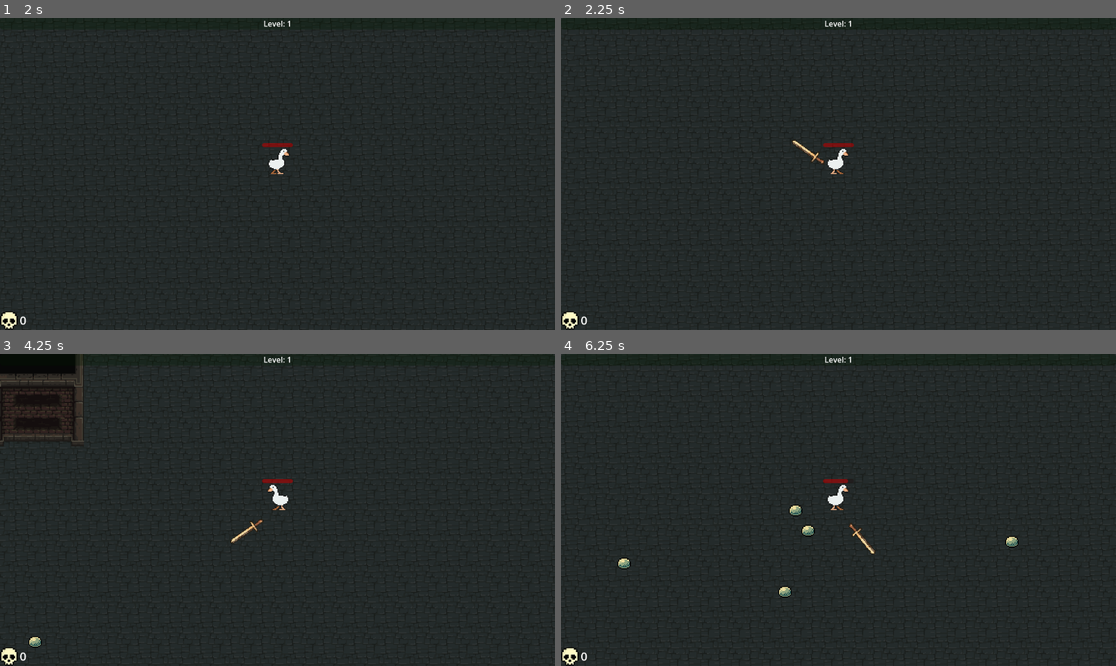
Above: before the commit, frames 1-4 (two rows, left to right).
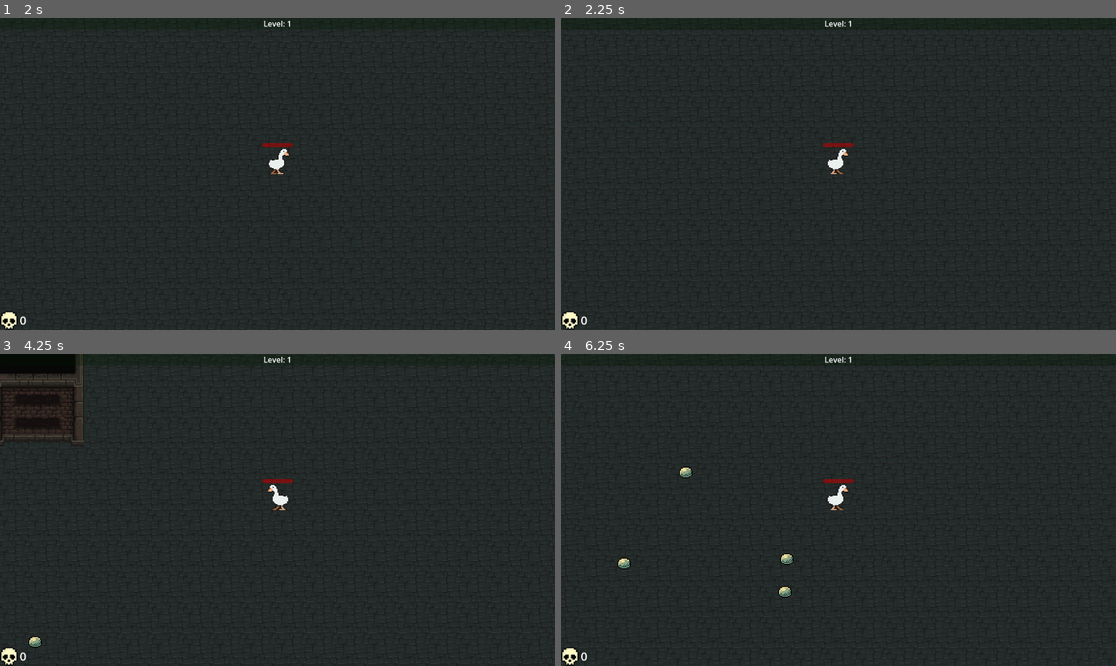
Above: after the commit, the same moments.

Repository: arko-poet/godot-games
Game: Godot game, scene res://sauce/main.tscn
Same seed, same stepped clock (60 frames per second), same inputs: the game is played once before the commit and once after it. Sound files missing from this copy of the repository are replaced by a short silence.
Inputs:
- Up to frame 1 (2 s): tap Enter at 0.5 s; hold D (move_right) 0.53-1.28 s; hold S (move_down) from 1.28 s (still down)
- Up to frame 2 (2.25 s): release S (move_down) at 2.03 s; hold D (move_right) from 2.03 s (still down)
- Up to frame 3 (4.25 s): release D (move_right) at 2.78 s; hold W (move_up) 2.78-3.53 s; hold A (move_left) from 3.53 s (still down)
- Up to frame 4 (6.25 s): release A (move_left) at 5.03 s; hold S (move_down) 5.03-5.78 s; hold D (move_right) from 5.78 s (still down)

Frame 1 is identical in both runs. In frame 2, less than 0.1% of the frame differs, in the area x 41-48%, y 39-47%; in frame 3, less than 0.1%; in frame 4, 0.5%, in the area x 21-83%, y 36-68%.

Commit message:
feat(survivors): add fire staff weapon

Diff:
--- a/survivors/sauce/player/player.gd
+++ b/survivors/sauce/player/player.gd
@@ -6,7 +6,7 @@
 signal xp_changed
 signal level_changed
 
-enum WeaponID {BALLS, SWORD, CHAKRAMS, SPEARS, BOUNCERS}
+enum WeaponID {BALLS, SWORD, CHAKRAMS, SPEARS, BOUNCERS, FIRE_STAFF}
 
 const WEAPON_SCENES := {
 	WeaponID.BALLS: preload("res://sauce/weapons/balls/balls.tscn"),
@@ -14,6 +14,7 @@
 	WeaponID.CHAKRAMS: preload("res://sauce/weapons/chakrams/chakrams.tscn"),
 	WeaponID.SPEARS: preload("res://sauce/weapons/spears/spears.tscn"),
 	WeaponID.BOUNCERS: preload("res://sauce/weapons/bouncers/bouncers.tscn"),
+	WeaponID.FIRE_STAFF: preload("res://sauce/weapons/fire_staff/fire_staff.tscn"),
 }
 
 var weapons: Array[Weapon] = []
@@ -32,10 +33,11 @@
 
 func _ready() -> void:
 	#add_weapon(WeaponID.BALLS)
-	add_weapon(WeaponID.SWORD)
+	#add_weapon(WeaponID.SWORD)
 	#add_weapon(WeaponID.CHAKRAMS)
 	#add_weapon(WeaponID.SPEARS)
 	#add_weapon(WeaponID.BOUNCERS)
+	add_weapon(WeaponID.FIRE_STAFF)
 
 
 func add_weapon(weapon_id: WeaponID) -> void:
--- /dev/null
+++ b/survivors/sauce/weapons/fire_staff/explosion.gd
@@ -0,0 +1,14 @@
+extends Area2D
+
+
+var knockback_velocity := 200.0
+var damage : int
+
+
+func _ready():
+	await get_tree().physics_frame
+	var bodies := get_overlapping_bodies()
+	for body in bodies:
+		if body.is_in_group("monsters"):
+			body.hit(1, (body.global_position - global_position).normalized() * knockback_velocity)
+	queue_free()
--- /dev/null
+++ b/survivors/sauce/weapons/fire_staff/explosion.tscn
@@ -0,0 +1,14 @@
+[gd_scene format=3 uid="uid://54nuyq45kaku"]
+
+[ext_resource type="Script" uid="uid://bwq2xgxobx7u4" path="res://sauce/weapons/fire_staff/explosion.gd" id="1_ssja2"]
+
+[sub_resource type="CircleShape2D" id="CircleShape2D_odsc5"]
+radius = 30.0
+
+[node name="Explosion" type="Area2D" unique_id=336589678]
+collision_layer = 0
+collision_mask = 4
+script = ExtResource("1_ssja2")
+
+[node name="CollisionShape2D" type="CollisionShape2D" parent="." unique_id=1967159076]
+shape = SubResource("CircleShape2D_odsc5")
--- /dev/null
+++ b/survivors/sauce/weapons/fire_staff/fire_staff.gd
@@ -0,0 +1,13 @@
+extends Weapon
+
+const FireBallScene := preload("res://sauce/weapons/fire_staff/fireball.tscn")
+
+
+func _attack() -> void:
+	var fireball: FireBall = FireBallScene.instantiate()
+	fireball.damage = damage
+	fireball.projectile_root = projectile_root
+	if target:
+		fireball.target = target
+	fireball.global_position = global_position
+	projectile_root.add_child(fireball)
--- /dev/null
+++ b/survivors/sauce/weapons/fire_staff/fire_staff.tscn
@@ -0,0 +1,8 @@
+[gd_scene format=3 uid="uid://cnfie7tlvi80n"]
+
+[ext_resource type="PackedScene" uid="uid://mxtxxy6qqk06" path="res://sauce/weapons/weapon.tscn" id="1_vynr2"]
+[ext_resource type="Script" uid="uid://cehrdl8ekedan" path="res://sauce/weapons/fire_staff/fire_staff.gd" id="2_nnm8b"]
+
+[node name="FireStaff" unique_id=1064152361 instance=ExtResource("1_vynr2")]
+script = ExtResource("2_nnm8b")
+damage = null
--- /dev/null
+++ b/survivors/sauce/weapons/fire_staff/fireball.gd
@@ -0,0 +1,25 @@
+class_name FireBall
+extends Projectile
+
+const BASE_SPEED := 100
+const ExplosionScene := preload("res://sauce/weapons/fire_staff/explosion.tscn")
+
+var projectile_root : Node2D
+
+
+func _ready() -> void:
+	_set_direction()
+
+
+func _physics_process(delta: float) -> void:
+	rotation = direction.angle()
+	position += direction * BASE_SPEED * delta
+
+
+func _monster_collision(_m: Monster) -> void:
+	var explosion := ExplosionScene.instantiate()
+	explosion.global_position = global_position
+	explosion.damage = damage
+	projectile_root.call_deferred("add_child", explosion)
+
+	queue_free()
--- /dev/null
+++ b/survivors/sauce/weapons/fire_staff/fireball.tscn
@@ -0,0 +1,12 @@
+[gd_scene format=3 uid="uid://ch44fagkbis0t"]
+
+[ext_resource type="PackedScene" uid="uid://7qjv0qyipjw8" path="res://sauce/weapons/projectile.tscn" id="1_ap8gt"]
+[ext_resource type="Script" uid="uid://dv64wlvm2m5fj" path="res://sauce/weapons/fire_staff/fireball.gd" id="2_2u8hi"]
+
+[sub_resource type="CircleShape2D" id="CircleShape2D_m54l5"]
+
+[node name="Fireball" unique_id=1721435030 instance=ExtResource("1_ap8gt")]
+script = ExtResource("2_2u8hi")
+
+[node name="Collision" parent="." index="0" unique_id=137886357]
+shape = SubResource("CircleShape2D_m54l5")
Not shown, added: survivors/sauce/weapons/fire_staff/explosion.gd.uid
Not shown, added: survivors/sauce/weapons/fire_staff/fire_staff.gd.uid
Not shown, added: survivors/sauce/weapons/fire_staff/fireball.gd.uid
